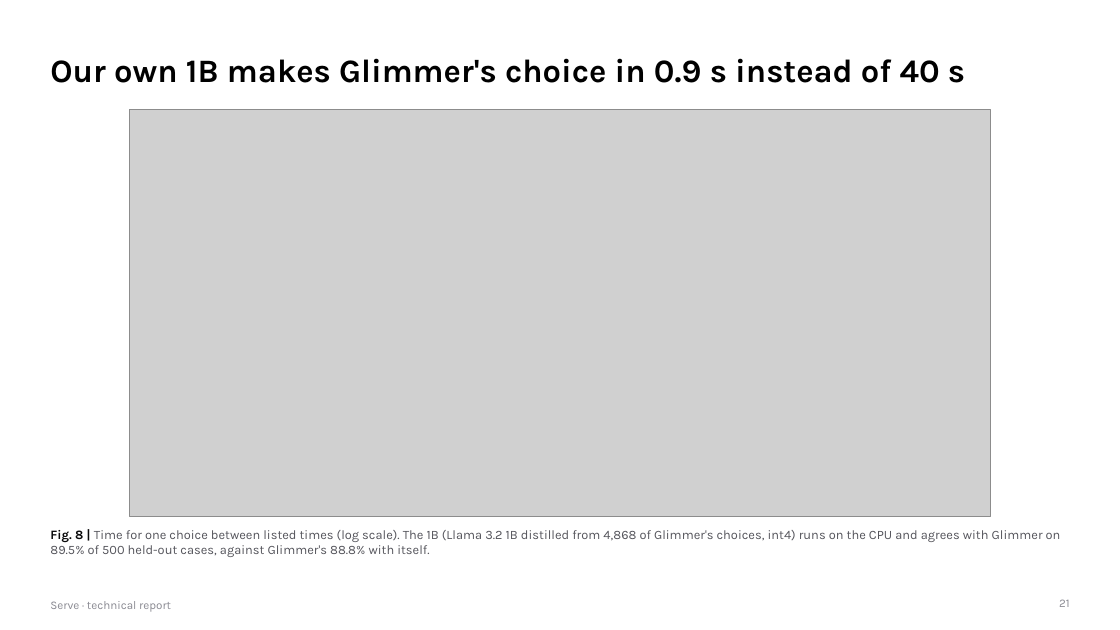
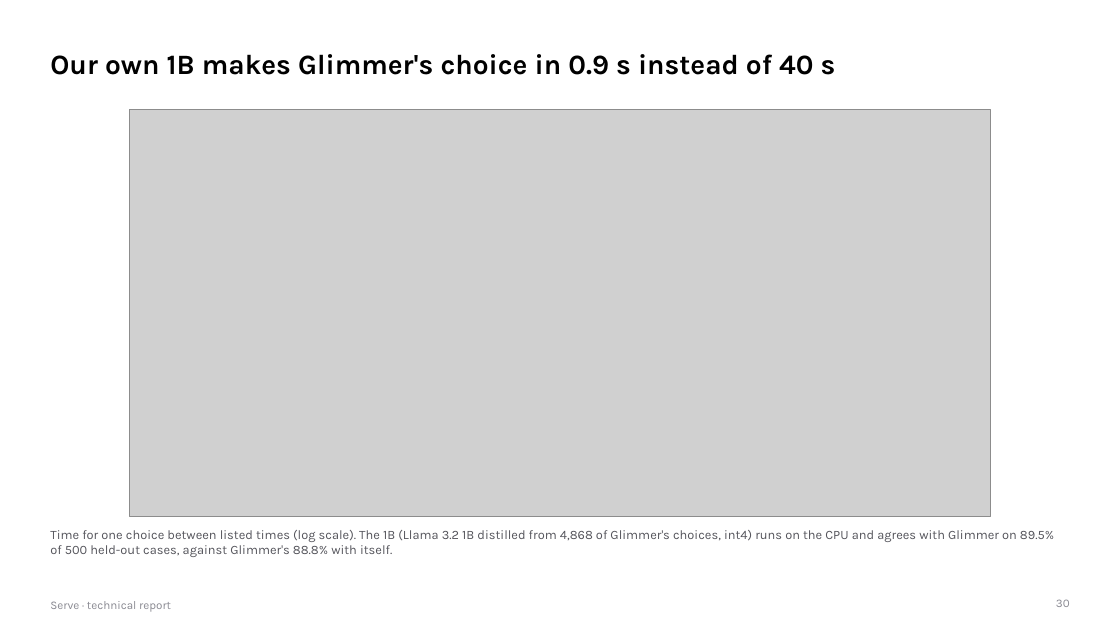
Before and after one commit to gino6178/serve-meta-hackathon, a slide deck: slide 30 of submission/pdf/serve_technical_report.pptx (slide 21 before the commit). Drawn at 1120x630 pixels with LibreOffice and Linux fonts; fonts in the diff are those of the drawing; grey boxes stand for pictures. Boxes give left, top, right and bottom in pixels: in the first picture for what was removed or moved away, otherwise in the second. Text is boxed around its words. In the diff, an @@ line names an element or a change of style, - is before the commit and + after.

```diff
--- a/submission/pdf/serve_technical_report.pptx
+++ b/submission/pdf/serve_technical_report.pptx
@@ title "Our own 1B makes Glimmer's ..." at [50,54,836,75]: size 28 to 24 pt @@
@@ text at [50,530,1054,557]: text changed @@
-Fig. 8 | Time for one choice between listed times (log scale). The 1B (Llama 3.2 1B distilled from 4,868 of Glimmer's choices, int4) runs on the CPU and agrees with Glimmer on 89.5% of 500 held-out cases, against Glimmer's 88.8% with itself.
+Time for one choice between listed times (log scale). The 1B (Llama 3.2 1B distilled from 4,868 of Glimmer's choices, int4) runs on the CPU and agrees with Glimmer on 89.5% of 500 held-out cases, against Glimmer's 88.8% with itself.
@@ page number at [1056,599,1070,607]: text changed @@
-21
+30
```
Also in this commit, not shown: 36 other slides changed, 7 slides added, 3 slides removed, 4 other files.
